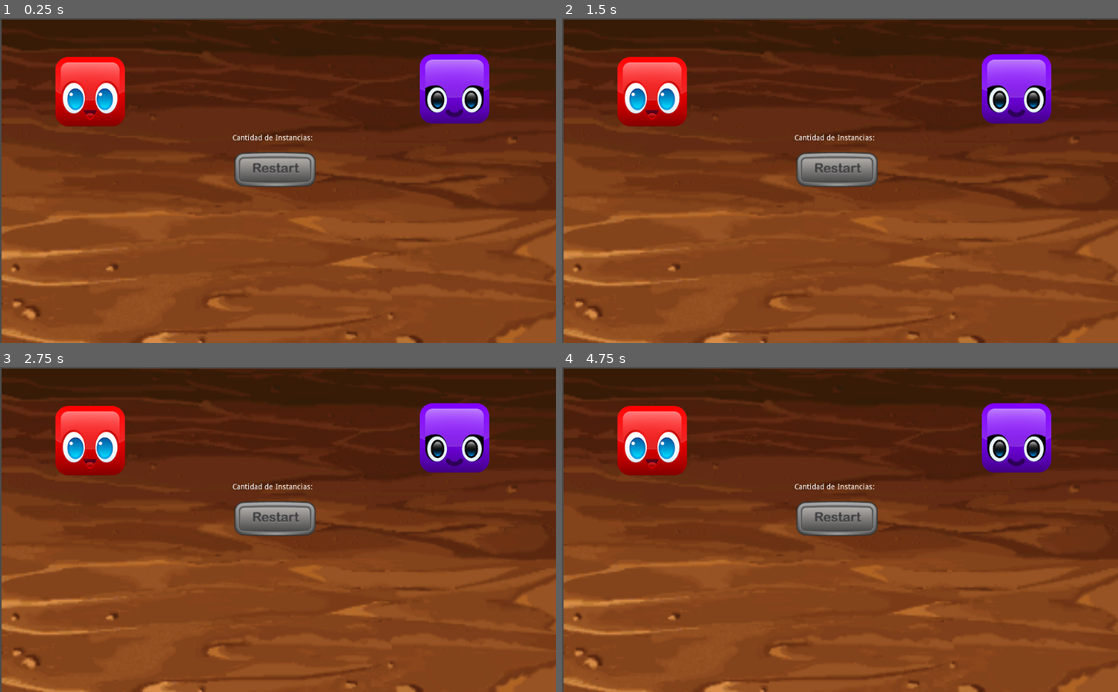
Above: before the commit, frames 1-4 (two rows, left to right).
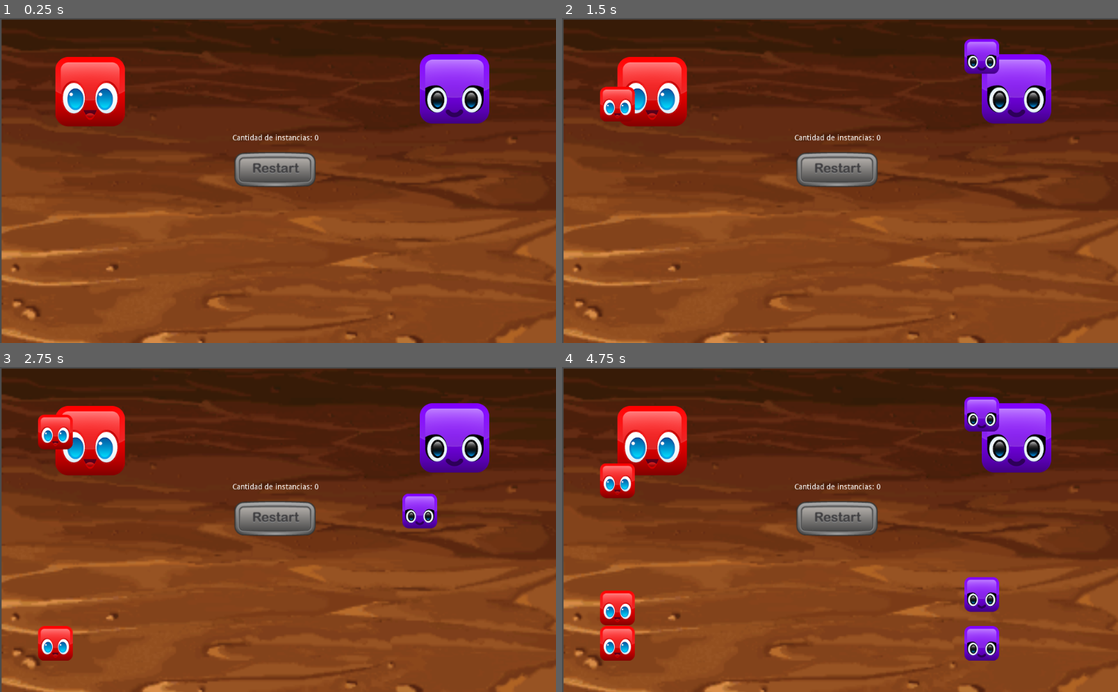
Above: after the commit, the same moments.

Repository: MiguelCostilla/Ejercicio_se-ales
Game: Godot game, scene res://scenes/Menu/Menu.tscn
Same seed, same stepped clock (60 frames per second), same inputs: the game is played once before the commit and once after it.
Inputs (mouse positions are in pixels of both pictures, inside the frame that each line leads up to):
- Up to frame 1 (0.25 s): no input
- Up to frame 2 (1.5 s): click (650, 92) at 0.5 s; click (1017, 89) at 1.25 s
- Up to frame 3 (2.75 s): click (88, 441) at 2 s
- Up to frame 4 (4.75 s): click (1017, 438) at 2.75 s; click (650, 441) at 3.5 s; click (1017, 438) at 4.25 s

The runs differ from the first frame. In frame 1, less than 0.1% of the frame differs, in the area x 49-58%, y 35-38%; in frame 2, 1.3%; in frame 3, 2.0%; in frame 4, 4.0%, in the area x 6-79%, y 9-91%.
Error before the commit: Parse Error: The identifier "X" isn't declared in the current scope. (res://scenes/Menu/Menu.gd:15)

Commit message:
Segundo Paso

Diff:
--- a/scenes/Buttons/RedGenerator/RedGenerator.gd
+++ b/scenes/Buttons/RedGenerator/RedGenerator.gd
@@ -1,8 +1,14 @@
 extends TextureButton
-
+var BlockRed = preload("res://scenes/Blocks/Red/BlockRed.tscn")
 func _ready():
 	pass
 
 func generate_block():
 
 	pass
+
+
+func _on_RedGenerator_button_down():
+	var BlockRedInstance = BlockRed.instance()
+	add_child(BlockRedInstance)
+	pass # Replace with function body.
--- a/scenes/Buttons/VioletGenerator/VioletGenerator.gd
+++ b/scenes/Buttons/VioletGenerator/VioletGenerator.gd
@@ -1,7 +1,15 @@
 extends TextureButton
+var BlockViolet = preload("res://scenes/Blocks/Violet/BlockViolet.tscn")
+func _ready():
 
-func _ready():
 	pass
 
 func generate_block():
+
 	pass
+
+
+func _on_VioletGenerator_button_down():
+	var BlockVioletInstance = BlockViolet.instance()
+	add_child(BlockVioletInstance)
+	pass # Replace with function body.
--- a/scenes/Menu/Menu.gd
+++ b/scenes/Menu/Menu.gd
@@ -3,6 +3,7 @@
 const INSTANCES_TEXT = "Cantidad de instancias: "
 # Variable para contar cantidad de instancias
 var instancesCount = 0
+
 
 func _ready():
 	# Inicializa el texto de "CountLabel" usando el texto
@@ -12,10 +13,10 @@
 
 
 func _on_RedGenerator_button_down():
-	X
-	pass # Replace with function body.
+
+	pass
 
 
 func _on_VioletGenerator_button_down():
-	X
-	pass # Replace with function body.
+
+	pass
--- a/scenes/Menu/Menu.tscn
+++ b/scenes/Menu/Menu.tscn
@@ -51,5 +51,5 @@
 __meta__ = {
 "_edit_use_anchors_": false
 }
-[connection signal="button_down" from="RedGenerator" to="." method="_on_RedGenerator_button_down"]
-[connection signal="button_down" from="VioletGenerator" to="." method="_on_VioletGenerator_button_down"]
+[connection signal="button_down" from="RedGenerator" to="RedGenerator" method="_on_RedGenerator_button_down"]
+[connection signal="button_down" from="VioletGenerator" to="VioletGenerator" method="_on_VioletGenerator_button_down"]
